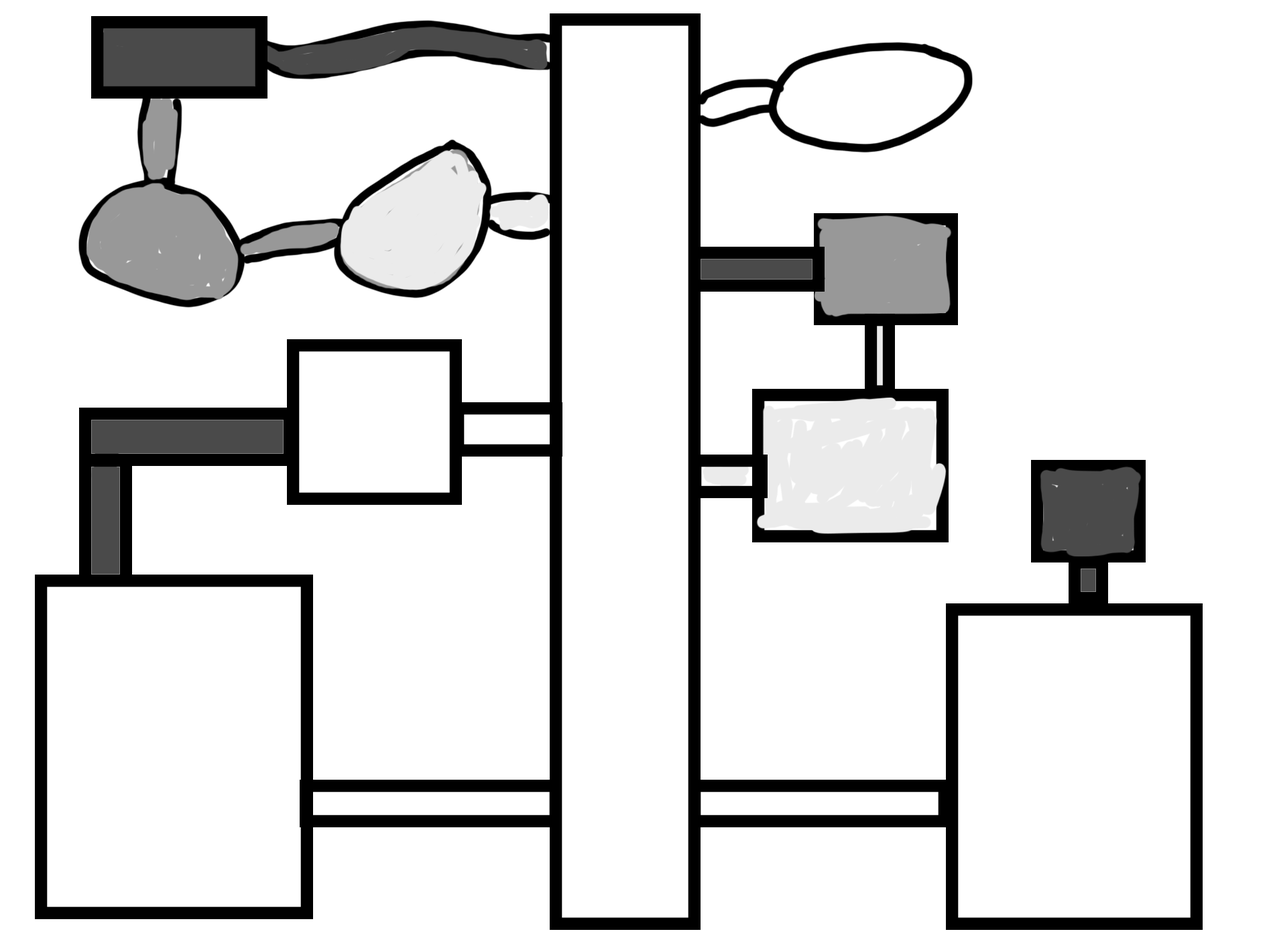
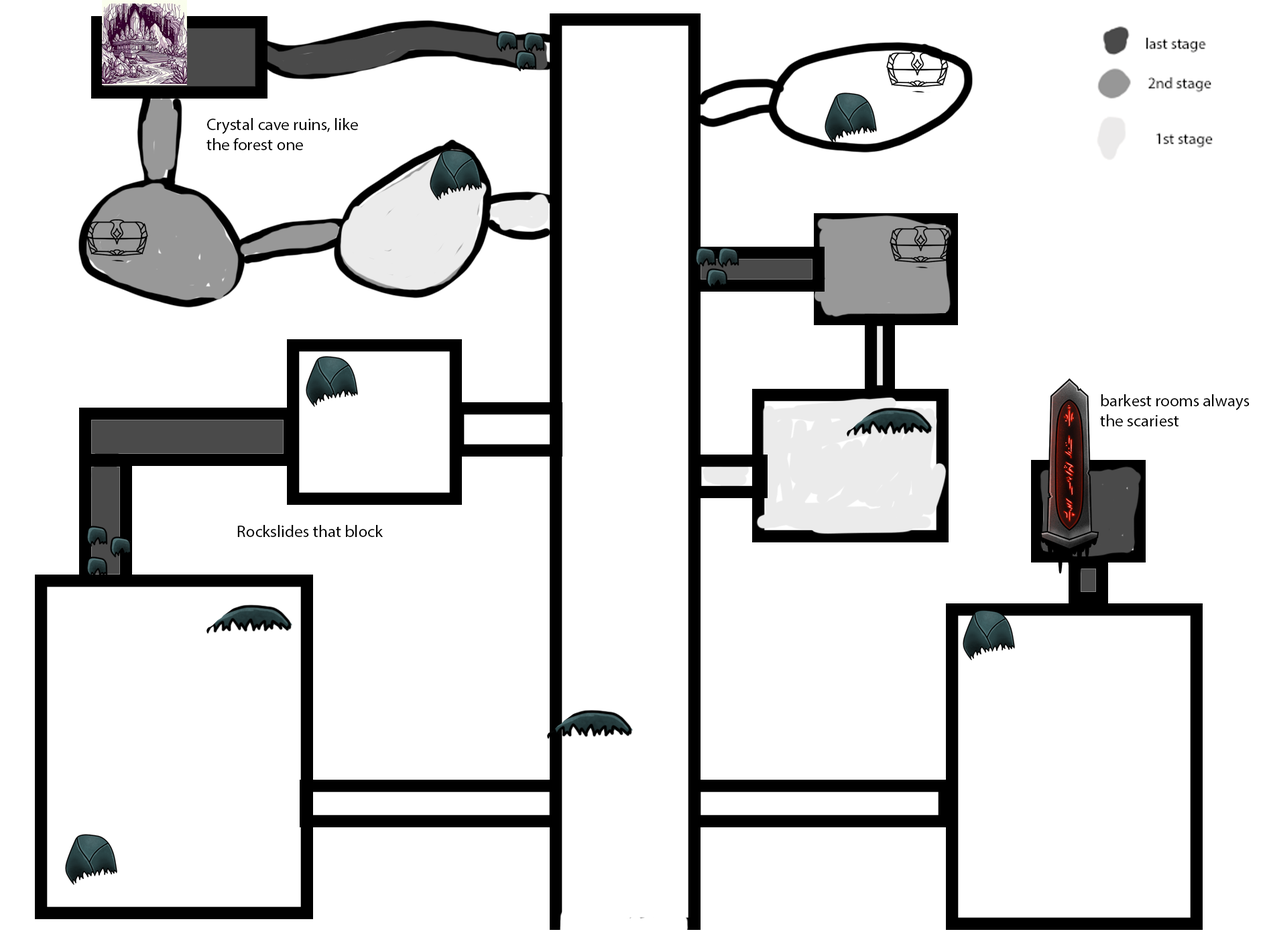
Two versions of the same layered image (w=1267, h=950). Layer-by-layer changes:
added layer "Crystal cave ruins, like the forest one" above "barkest rooms always the scariest" over [206, 117, 358, 151]
added layer "barkest rooms always the scariest" above "Rockslides that block" over [1100, 394, 1250, 427]
added layer "Rockslides that block" above "Layer 25" over [237, 524, 384, 537]
added layer "Layer 25" above "Layer 24" over [86, 525, 108, 547]
added layer "Layer 24" above "Layer 23" over [109, 536, 131, 558]
added layer "Layer 23" above "Layer 22" over [86, 556, 108, 576]
added layer "Layer 22" above "Layer 21" over [717, 248, 740, 269]
added layer "Layer 19" above "Layer 18" over [496, 30, 519, 53]
added layer "Layer 18" above "Layer 17" over [514, 50, 537, 72]
added layer "Layer 17" above "Layer 16" over [522, 32, 545, 54]
added layer "Layer 16" above "Layer 15" over [546, 709, 689, 930]
added layer "Layer 15" above "Layer 14" over [206, 603, 293, 635]
added layer "Layer 14" above "Layer 13" over [846, 406, 934, 438]
added layer "Layer 13" above "Layer 12" over [429, 149, 482, 201]
added layer "Layer 12" above "Layer 11" over [962, 609, 1015, 661]
added layer "Layer 11" above "Layer 10" over [824, 92, 877, 143]
added layer "Layer 10" above "Layer 9" over [305, 355, 358, 407]
added layer "Layer 9" above "Layer 8" over [65, 833, 118, 885]
added layer "Layer 8" above "Layer 7" over [886, 50, 949, 93]
added layer "Layer 7" above "Layer 6" over [889, 225, 951, 269]
added layer "Layer 6" above "Layer 5" over [86, 219, 149, 262]
added layer "Layer 5" above "Rectangle 13" over [101, 0, 188, 86]
added layer "Layer 4" above "Layer 3" over [1096, 26, 1213, 161]
added layer "Layer 3" above "Layer 2" over [1040, 378, 1110, 574]
…and 2 more changes (2 added)
